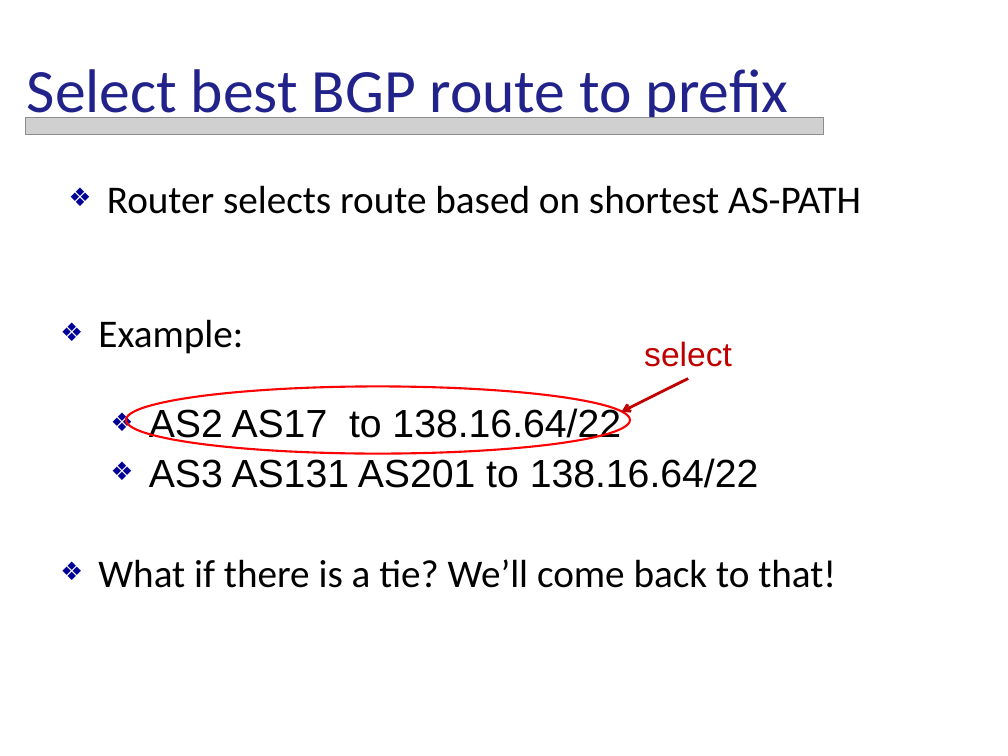
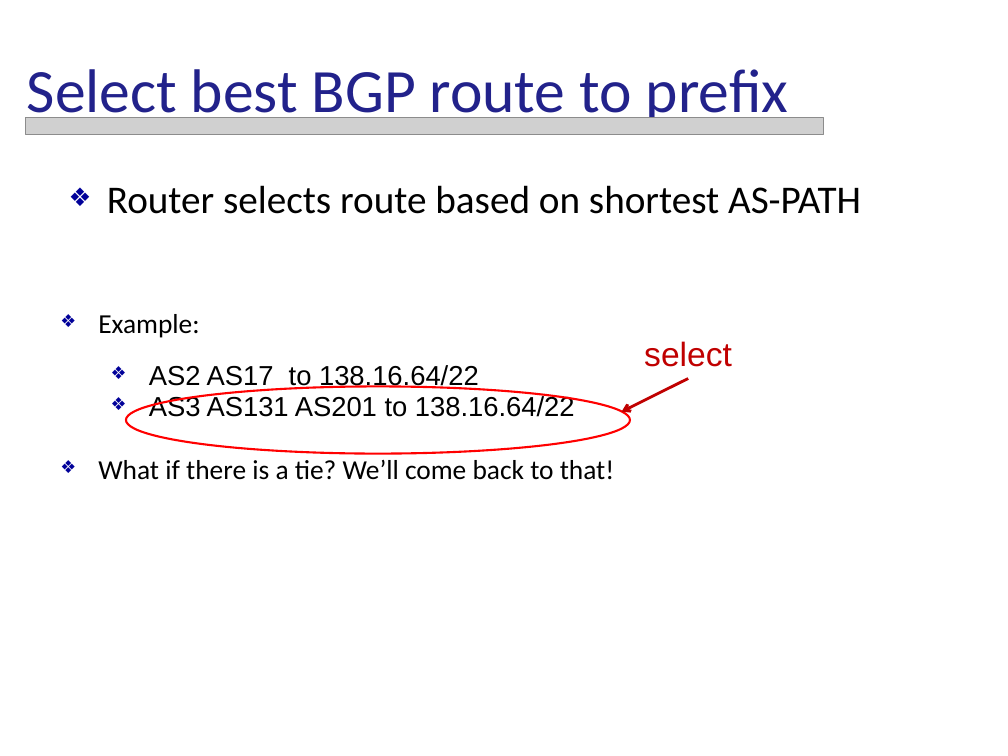
Before and after one commit to wangjin0818/Advanced-Computer-Network, a slide deck: slide 125 of week 07/Chapter_4_V6.2.ppt. Drawn at 1008x756 pixels with LibreOffice and Linux fonts; fonts in the diff are those of the drawing; grey boxes stand for pictures. Boxes give left, top, right and bottom in pixels: in the first picture for what was removed or moved away, otherwise in the second. Text is boxed around its words. In the diff, an @@ line names an element or a change of style, - is before the commit and + after.

```diff
--- a/week 07/Chapter_4_V6.2.ppt
+++ b/week 07/Chapter_4_V6.2.ppt
@@ text "Example:" at bbox=[98, 314, 614, 480]: size 28 to 19.6 pt; line spacing 0.85 to 0.65 @@
```
Also in this commit, not shown: 1 other slide changed, 1 slide removed, 1 other file.
